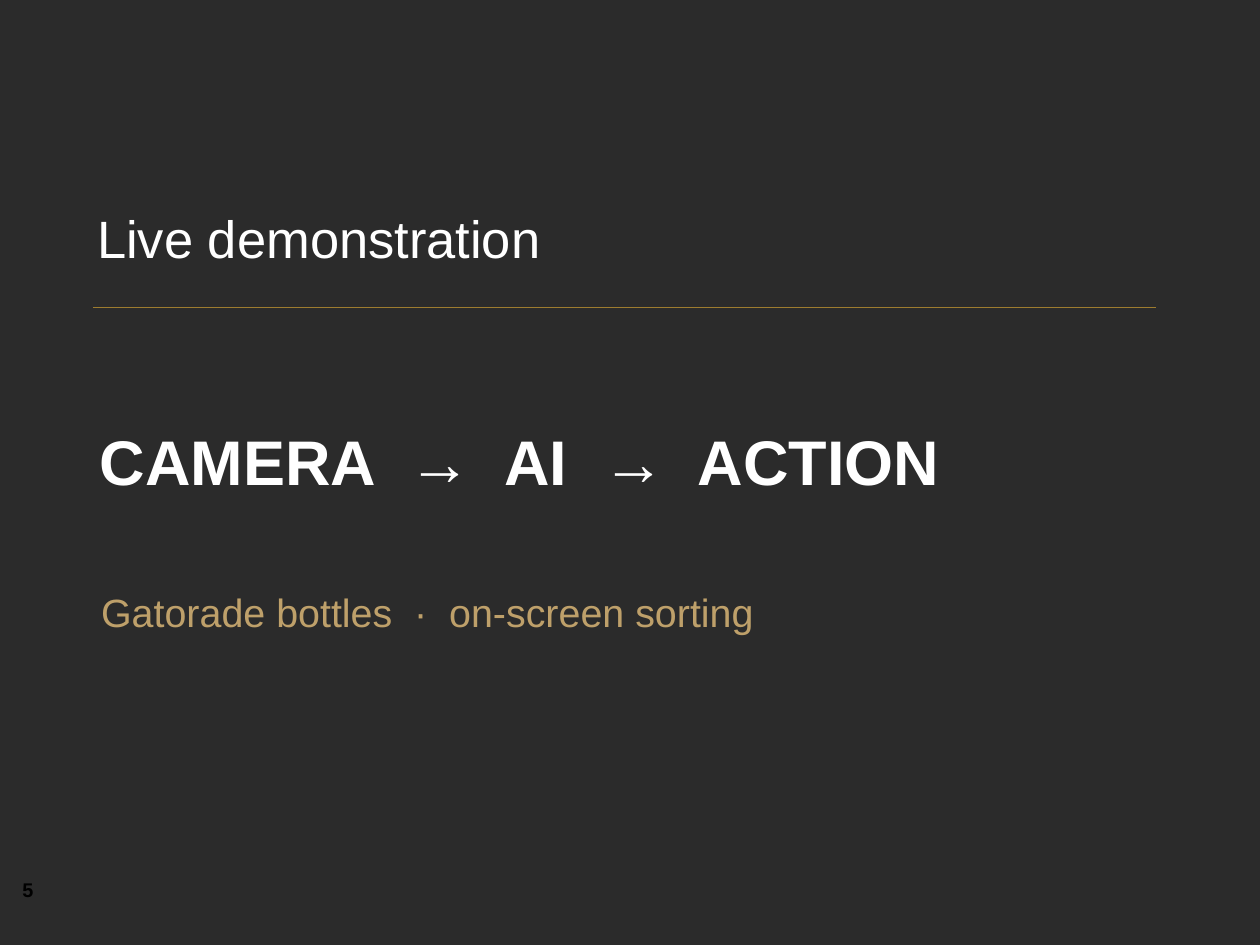
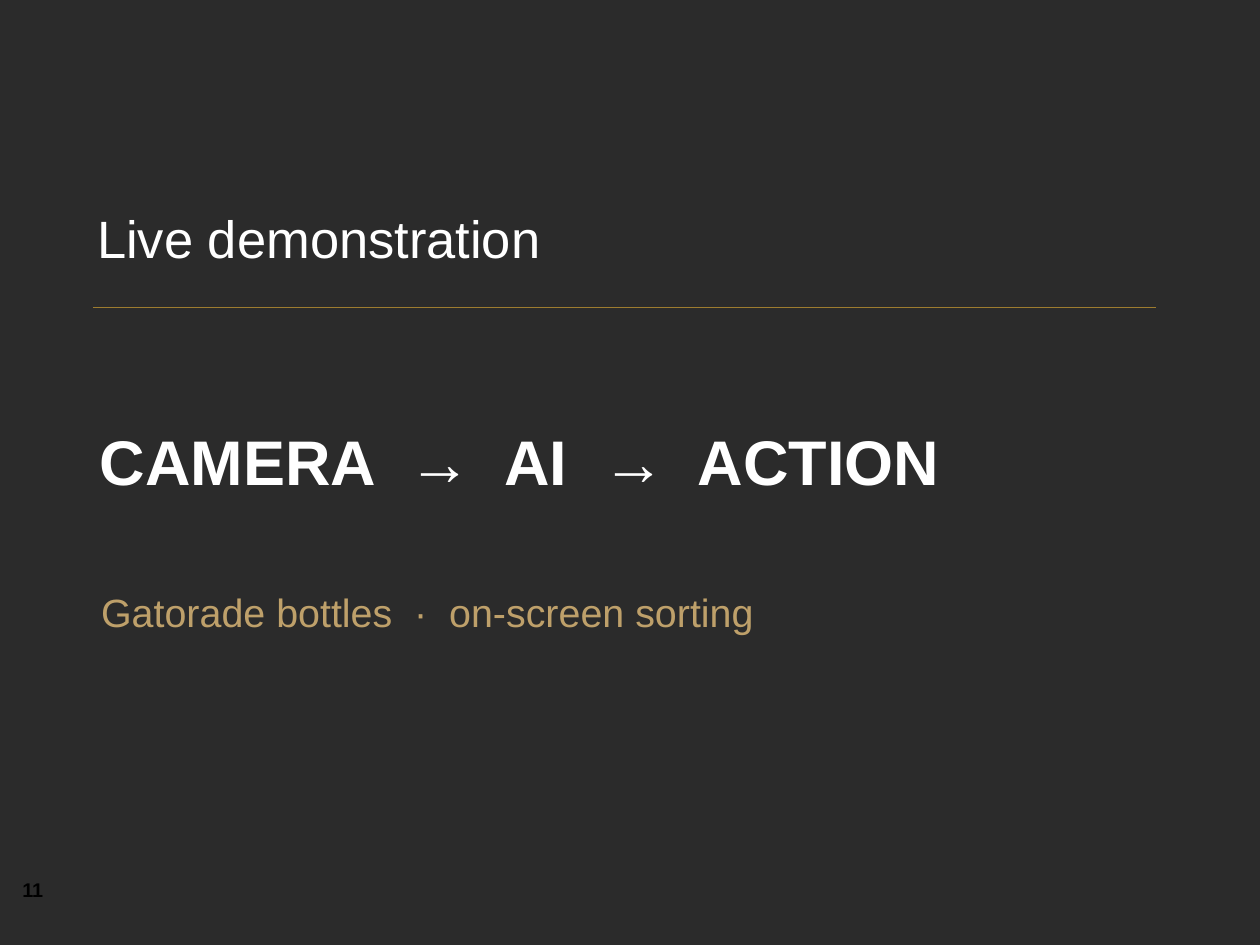
Before and after one commit to YeChamo/part-tracking-demo-ualr, a slide deck: slide 11 of docs/presentation/Engineering_at_The_Kinetic_Group.pptx (slide 5 before the commit). Drawn at 1260x945 pixels with LibreOffice and Linux fonts; fonts in the diff are those of the drawing; background and template pictures are left out; a plain dark background stands for a picture behind light text. Boxes give left, top, right and bottom in pixels: in the first picture for what was removed or moved away, otherwise in the second. Text is boxed around its words. In the diff, an @@ line names an element or a change of style, - is before the commit and + after.

```diff
--- a/docs/presentation/Engineering_at_The_Kinetic_Group.pptx
+++ b/docs/presentation/Engineering_at_The_Kinetic_Group.pptx
@@ text at bbox=[22, 884, 43, 897]: text changed @@
-5
+11
```
Also in this commit, not shown: 8 other slides changed, 6 slides added, 3 other files.
